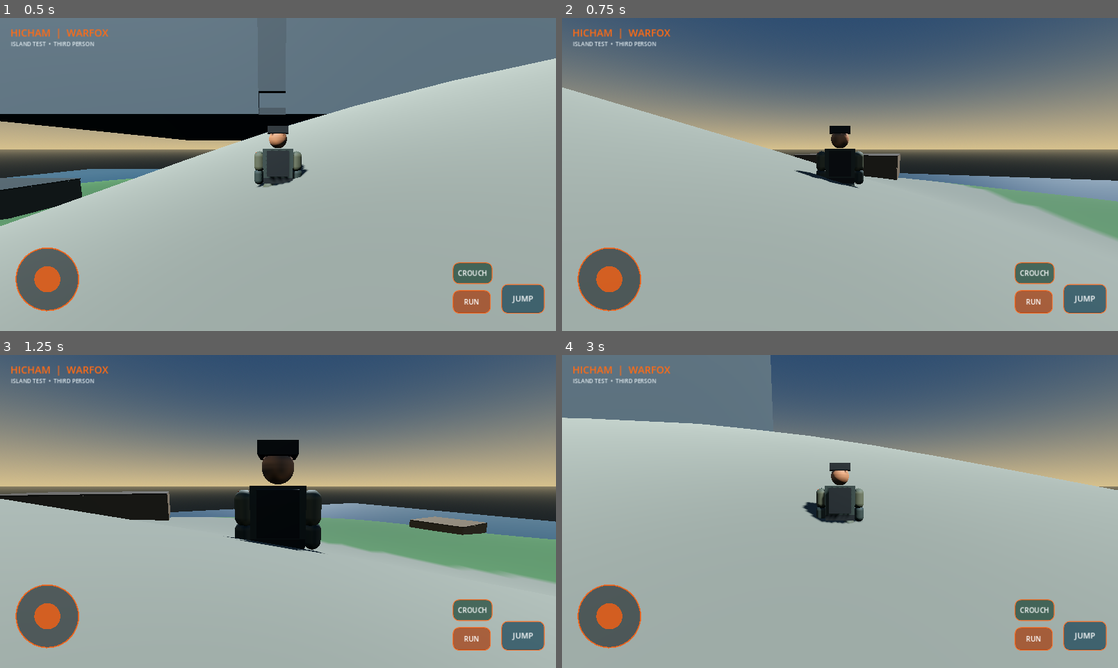
Above: before the commit, frames 1-4 (two rows, left to right).
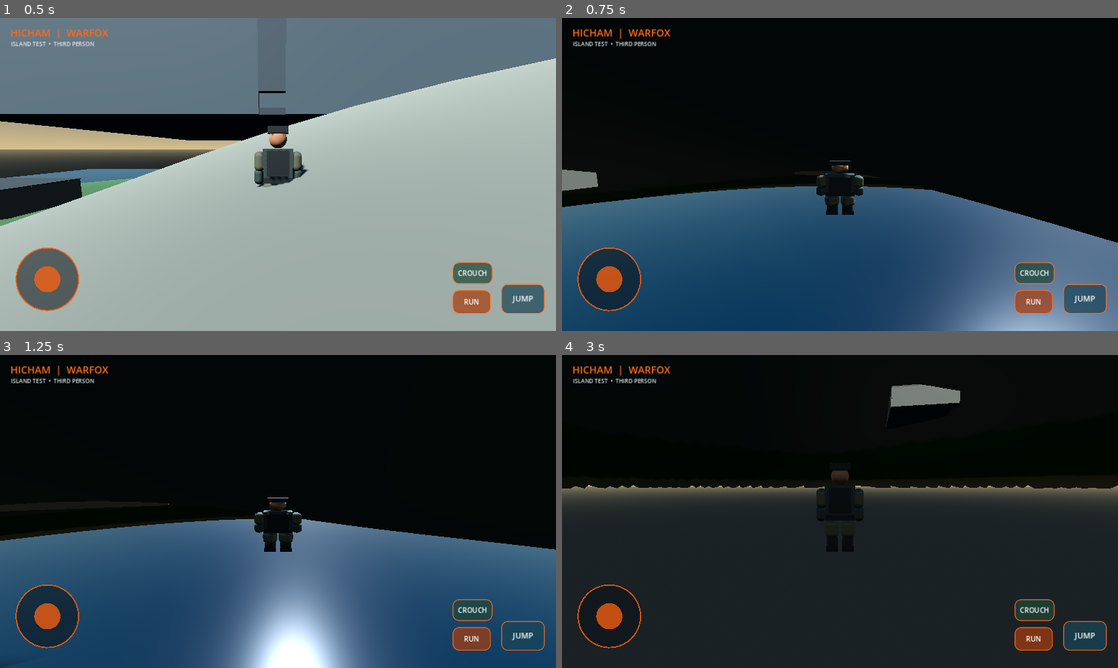
Above: after the commit, the same moments.

Repository: hicham07dzz-cyber/WARFOX
Game: Godot game, scene res://scenes/main.tscn
The game is run twice, just before and just after one commit, with the same random seed, the same clock (stepped at 60 frames per second) and the same inputs.
Inputs (mouse positions are in pixels of both pictures, inside the frame that each line leads up to):
- Up to frame 1 (0.5 s): no input
- Up to frame 2 (0.75 s): move the mouse to (962, 158) at 0.52 s; hold D (move_right) from 0.53 s (still down); hold Ctrl (crouch) from 0.53 s (still down); click (962, 158) at 0.67 s
- Up to frame 3 (1.25 s): keep holding D (move_right); keep holding Ctrl (crouch); tap Space (jump) at 0.77, 1.07 s; tap Shift (sprint) at 0.8 s
- Up to frame 4 (3 s): release D (move_right) at 1.25 s; release Ctrl (crouch) at 1.25 s; drag from (728, 527) to (812, 574) at 1.27 s; move the mouse to (895, 442) at 2.02 s; hold D (move_right) 2.03-2.75 s; hold Ctrl (crouch) 2.03-2.75 s; tap Space (jump) at 2.1 s; drag from (812, 574) to (673, 464) at 2.77 s

Frame 1 is identical in both runs. In frame 2, 96% of the frame differs, in the area x 0-100%, y 0-100%; in frame 3, 95%; in frame 4, 99%.

Commit message:
Fix: support keyboard crouch input consistently

Diff:
--- a/scripts/player_controller.gd
+++ b/scripts/player_controller.gd
@@ -122,8 +122,9 @@
 	jump_requested = jump_requested or jump
 
 func _set_crouch_state() -> void:
+	var wants_crouch := crouching or Input.is_action_pressed("crouch")
 	var capsule := collision_capsule.shape as CapsuleShape3D
-	var target_height := crouched_height if crouching else standing_height
+	var target_height := crouched_height if wants_crouch else standing_height
 	if absf(capsule.height - target_height) > 0.01:
 		capsule.height = move_toward(capsule.height, target_height, 0.12)
 		collision_capsule.position.y = capsule.height * 0.5
@@ -138,7 +139,8 @@
 	var right := global_transform.basis.x
 	var direction := (right * input_dir.x + forward * -input_dir.y).normalized()
 
-	var speed := CROUCH_SPEED if crouching else (SPRINT_SPEED if sprinting or Input.is_action_pressed("sprint") else WALK_SPEED)
+	var is_crouched := crouching or Input.is_action_pressed("crouch")
+	var speed := CROUCH_SPEED if is_crouched else (SPRINT_SPEED if sprinting or Input.is_action_pressed("sprint") else WALK_SPEED)
 	var target_x := direction.x * speed
 	var target_z := direction.z * speed
 	var rate := ACCELERATION if direction.length() > 0.01 else DECELERATION
@@ -151,7 +153,7 @@
 
 	if not is_on_floor():
 		velocity.y -= GRAVITY * delta
-	elif (jump_requested or Input.is_action_just_pressed("jump")) and not crouching:
+	elif (jump_requested or Input.is_action_just_pressed("jump")) and not (crouching or Input.is_action_pressed("crouch")):
 		velocity.y = JUMP_VELOCITY
 
 	jump_requested = false
